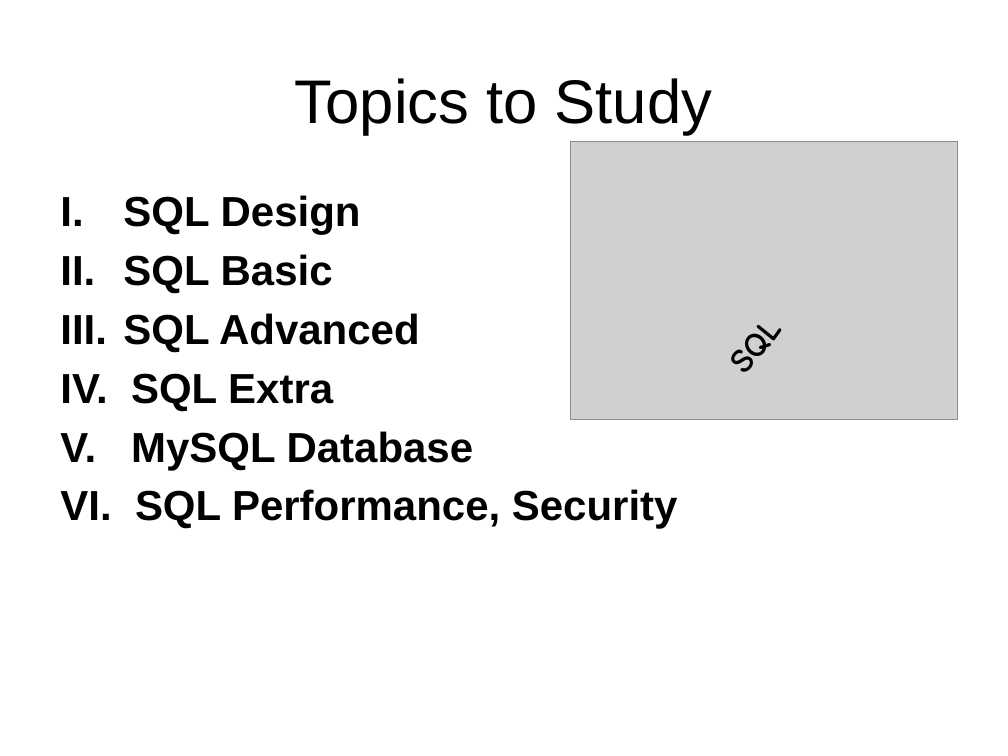
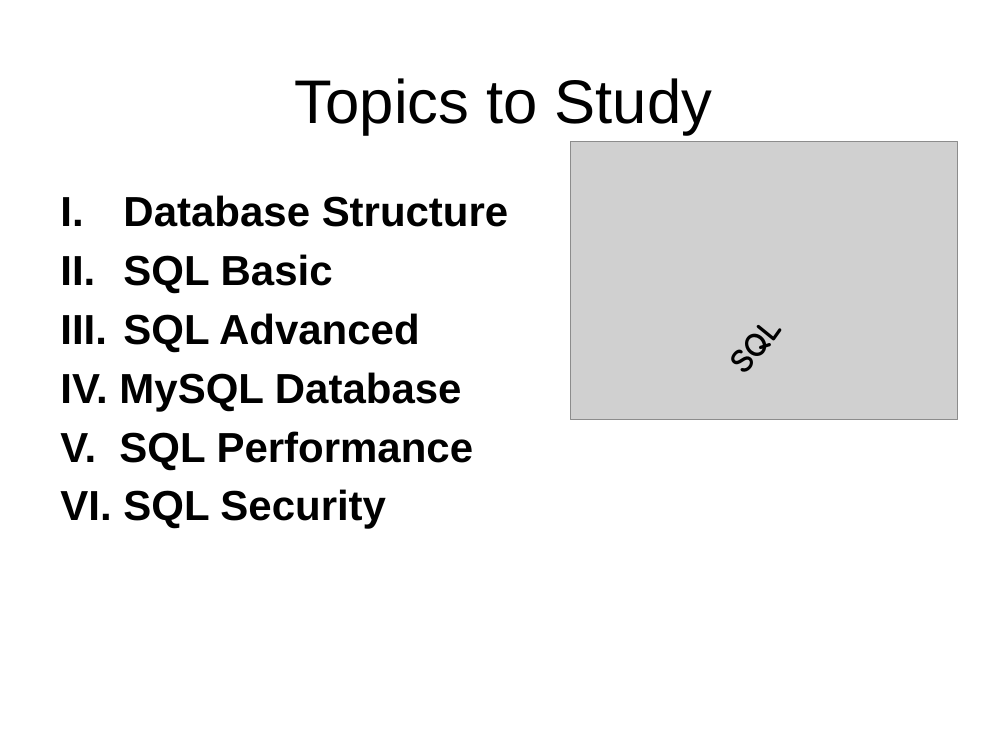
Before and after one commit to sonvq/sqltraining, a slide deck: slide 6 of QS_Training_SQL_Overview.pptx. Drawn at 1008x756 pixels with LibreOffice and Linux fonts; fonts in the diff are those of the drawing; grey boxes stand for pictures; background and template pictures are left out. Boxes give left, top, right and bottom in pixels: in the first picture for what was removed or moved away, otherwise in the second. Text is boxed around its words. In the diff, an @@ line names an element or a change of style, - is before the commit and + after.

```diff
--- a/QS_Training_SQL_Overview.pptx
+++ b/QS_Training_SQL_Overview.pptx
@@ text at (123,195,509,227): text changed @@
-I. SQL Design
+I. Database Structure
@@ text at (60,372,474,529): text changed @@
-IV. SQL Extra
-V. MySQL Database
-VI. SQL Performance, Security
+IV. MySQL Database
+V. SQL Performance
+VI. SQL Security
```
Also in this commit, not shown: 4 other slides changed, 2 slides added, 2 slides removed, 8 other files.
